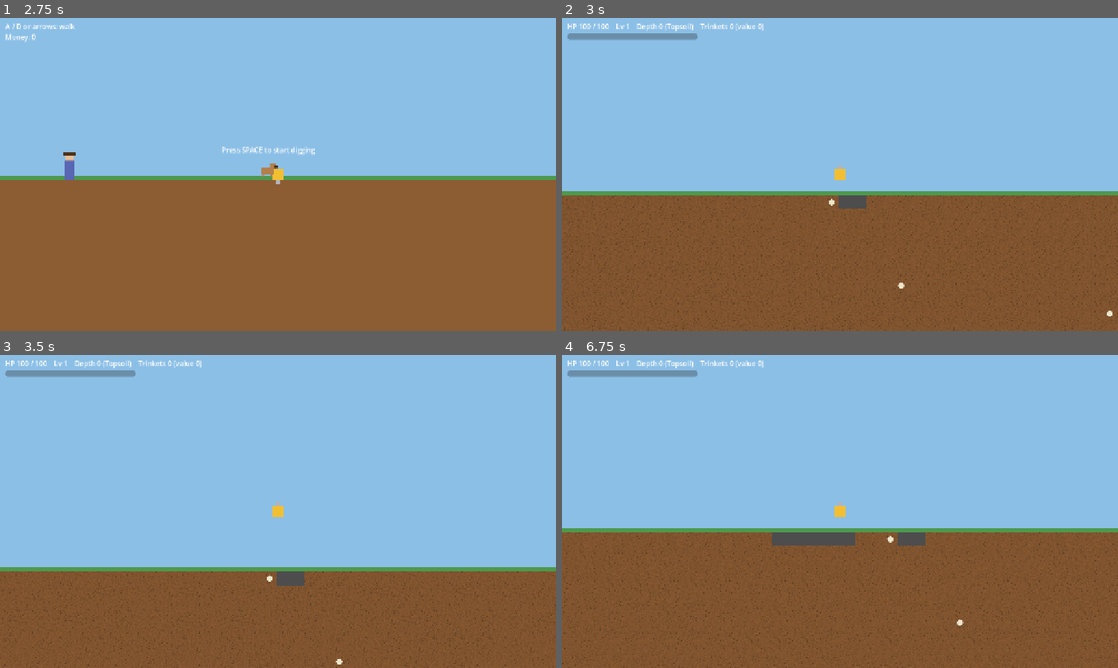
Above: before the commit, frames 1-4 (two rows, left to right).
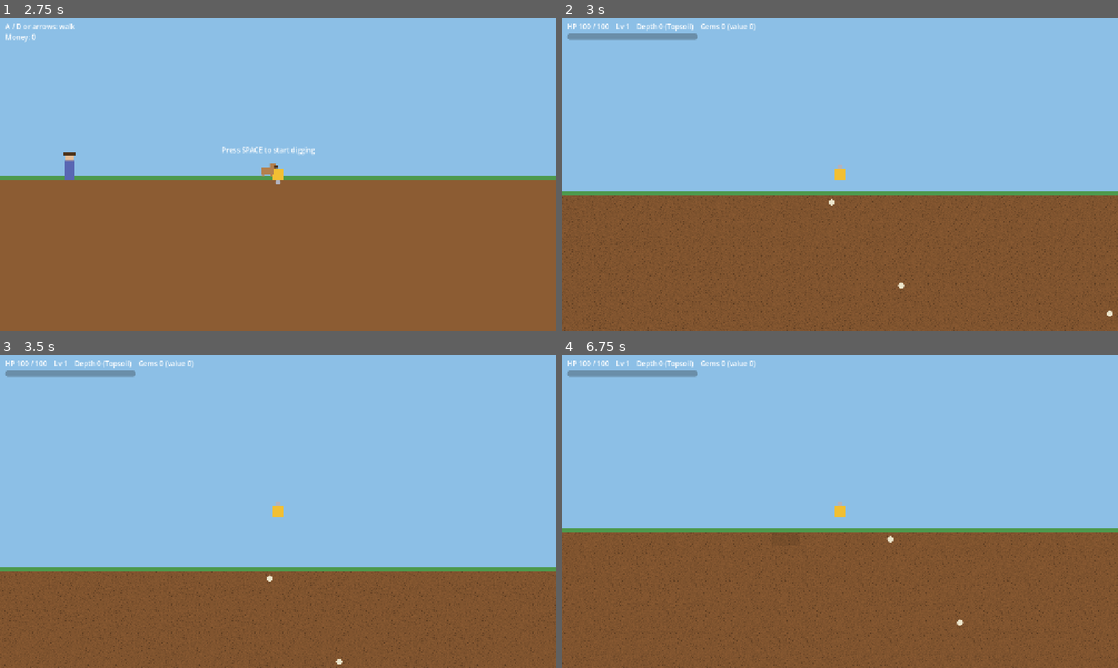
Above: after the commit, the same moments.

Repository: tygedavis/game-jam-2
Game: Godot game, scene res://scenes/surface.tscn
The game is run twice, just before and just after one commit, with the same random seed, the same clock (stepped at 60 frames per second) and the same inputs.
Inputs:
- Up to frame 1 (2.75 s): tap Enter at 0.5 s; hold Right (ui_right) 0.53-1.28 s; tap 1 at 0.6 s; tap Space at 0.77, 1.52, 2 s; hold Down (ui_down) 1.28-2.03 s; tap 2 at 1.35 s; hold Right (ui_right) from 2.03 s (still down); tap 3 at 2.1 s
- Up to frame 2 (3 s): tap Space at 2.75 s; release Right (ui_right) at 2.78 s; hold Up (ui_up) from 2.78 s (still down); tap Enter at 2.85 s
- Up to frame 3 (3.5 s): keep holding Up (ui_up); tap Space at 3.02 s
- Up to frame 4 (6.75 s): release Up (ui_up) at 3.53 s; hold Left (ui_left) 3.53-5.03 s; tap Keypad Enter at 3.6 s; tap Space at 3.77, 4.52, 6.02 s; tap 9 at 4.35 s; hold Down (ui_down) 5.03-5.78 s; tap 1 at 5.1 s; hold Right (ui_right) 5.78-6.53 s; tap 2 at 5.85 s; hold Up (ui_up) from 6.53 s (still down); tap 3 at 6.6 s

Frame 1 is identical in both runs. In frame 2, 0.3% of the frame differs, in the area x 24-55%, y 1-61%; in frame 3, 0.3%; in frame 4, 1.0%, in the area x 24-66%, y 1-61%.

Commit message:
Auto-dig on dirt contact and rename trinkets to gems
Digging is now continuous while steering into dirt, separate from the
attack timer (which now only hits enemies). Rename TrinketDef/trinkets to
GemDef/gems in code, data, UI text and docs. Sprite asset filenames are
unchanged.

Refs #14

Co-Authored-By: Claude Sonnet 5.5 <noreply@anthropic.com>

Diff:
--- a/data/trinkets/bone.tres
+++ b/data/gems/bone.tres
@@ -1,7 +1,7 @@
-[gd_resource type="Resource" script_class="TrinketDef" load_steps=3 format=3]
+[gd_resource type="Resource" script_class="GemDef" load_steps=3 format=3]
 
 [ext_resource type="Texture2D" path="res://assets/sprites/trinket_bone.png" id="tex"]
-[ext_resource type="Script" path="res://scripts/data/trinket_def.gd" id="1"]
+[ext_resource type="Script" path="res://scripts/data/gem_def.gd" id="1"]
 
 [resource]
 script = ExtResource("1")
--- a/data/trinkets/coin.tres
+++ b/data/gems/coin.tres
@@ -1,7 +1,7 @@
-[gd_resource type="Resource" script_class="TrinketDef" load_steps=3 format=3]
+[gd_resource type="Resource" script_class="GemDef" load_steps=3 format=3]
 
 [ext_resource type="Texture2D" path="res://assets/sprites/trinket_coin.png" id="tex"]
-[ext_resource type="Script" path="res://scripts/data/trinket_def.gd" id="1"]
+[ext_resource type="Script" path="res://scripts/data/gem_def.gd" id="1"]
 
 [resource]
 script = ExtResource("1")
--- a/data/trinkets/fossil.tres
+++ b/data/gems/fossil.tres
@@ -1,7 +1,7 @@
-[gd_resource type="Resource" script_class="TrinketDef" load_steps=3 format=3]
+[gd_resource type="Resource" script_class="GemDef" load_steps=3 format=3]
 
 [ext_resource type="Texture2D" path="res://assets/sprites/trinket_fossil.png" id="tex"]
-[ext_resource type="Script" path="res://scripts/data/trinket_def.gd" id="1"]
+[ext_resource type="Script" path="res://scripts/data/gem_def.gd" id="1"]
 
 [resource]
 script = ExtResource("1")
--- a/data/trinkets/gem.tres
+++ b/data/gems/gem.tres
@@ -1,7 +1,7 @@
-[gd_resource type="Resource" script_class="TrinketDef" load_steps=3 format=3]
+[gd_resource type="Resource" script_class="GemDef" load_steps=3 format=3]
 
 [ext_resource type="Texture2D" path="res://assets/sprites/trinket_gem.png" id="tex"]
-[ext_resource type="Script" path="res://scripts/data/trinket_def.gd" id="1"]
+[ext_resource type="Script" path="res://scripts/data/gem_def.gd" id="1"]
 
 [resource]
 script = ExtResource("1")
--- a/scenes/main.tscn
+++ b/scenes/main.tscn
@@ -21,11 +21,11 @@
 [ext_resource type="Resource" path="res://data/upgrades/attack_reach.tres" id="14"]
 [ext_resource type="Resource" path="res://data/upgrades/move_speed.tres" id="15"]
 
-[ext_resource type="Script" path="res://scripts/data/trinket_def.gd" id="16"]
-[ext_resource type="Resource" path="res://data/trinkets/bone.tres" id="17"]
-[ext_resource type="Resource" path="res://data/trinkets/coin.tres" id="18"]
-[ext_resource type="Resource" path="res://data/trinkets/fossil.tres" id="19"]
-[ext_resource type="Resource" path="res://data/trinkets/gem.tres" id="20"]
+[ext_resource type="Script" path="res://scripts/data/gem_def.gd" id="16"]
+[ext_resource type="Resource" path="res://data/gems/bone.tres" id="17"]
+[ext_resource type="Resource" path="res://data/gems/coin.tres" id="18"]
+[ext_resource type="Resource" path="res://data/gems/fossil.tres" id="19"]
+[ext_resource type="Resource" path="res://data/gems/gem.tres" id="20"]
 [ext_resource type="Script" path="res://scripts/data/meta_upgrade_def.gd" id="mscript"]
 [ext_resource type="Resource" path="res://data/meta/hard_bit.tres" id="m0"]
 [ext_resource type="Resource" path="res://data/meta/quick_motor.tres" id="m1"]
@@ -42,7 +42,7 @@
 [node name="Terrain" type="Node2D" parent="."]
 script = ExtResource("2")
 profile = ExtResource("8")
-trinket_defs = Array[ExtResource("16")]([ExtResource("17"), ExtResource("18"), ExtResource("19"), ExtResource("20")])
+gem_defs = Array[ExtResource("16")]([ExtResource("17"), ExtResource("18"), ExtResource("19"), ExtResource("20")])
 overrides = Array[ExtResource("6")]([ExtResource("4"), ExtResource("5")])
 
 [node name="Drill" type="Node2D" parent="."]
--- a/scripts/data/trinket_def.gd
+++ b/scripts/data/gem_def.gd
@@ -1,12 +1,12 @@
 @tool
-class_name TrinketDef
+class_name GemDef
 extends Resource
-## A buried trinket. Add one by creating a TrinketDef .tres and listing it on the Terrain node.
+## A buried gem. Add one by creating a GemDef .tres and listing it on the Terrain node.
 
-@export var display_name := "Trinket"
+@export var display_name := "Gem"
 ## What it's worth (to the owner, later). Shown on the results screen.
 @export var value := 1
-## Relative chance among the trinkets available at a depth.
+## Relative chance among the gems available at a depth.
 @export var weight := 1.0
 ## Shallowest layer (0 = topsoil) where it can appear.
 @export var min_layer := 0
@@ -22,7 +22,7 @@
 @export var color := Color(0.9, 0.9, 0.9)
 
 
-## Draws this trinket centred on `center` (placeholder dot if there is no sprite).
+## Draws this gem centred on `center` (placeholder dot if there is no sprite).
 func draw_at(canvas: CanvasItem, center: Vector2, tile_size: float) -> void:
 	if sprite == null:
 		canvas.draw_circle(center, tile_size * 0.22, color)
--- a/scripts/data/layer_def.gd
+++ b/scripts/data/layer_def.gd
@@ -2,7 +2,7 @@
 class_name LayerDef
 extends Resource
 ## Optional hand-authored override for one depth layer (name, colour, HP, later: enemies,
-## trinkets, art). Layers without an override use the TerrainProfile formula.
+## gems, art). Layers without an override use the TerrainProfile formula.
 
 ## Which layer this overrides (0 = topmost).
 @export var layer_index := 0
--- a/scripts/drill.gd
+++ b/scripts/drill.gd
@@ -1,8 +1,9 @@
 class_name Drill
 extends Node2D
 ## Player drill vehicle. Moves in four directions; blocked by dirt.
-## The auto-attack fires on a timer in the facing direction and damages dirt
-## (digging) and, later, enemies. Stats here are shared by both.
+## Digging is automatic: whenever the drill is steering into dirt it touches, it damages that
+## dirt continuously. The auto-attack (until the mouse attack replaces it) only hits enemies.
+## Dig power is derived from the attack stats, so attack upgrades also speed up digging.
 
 @export var speed := 180.0
 ## Seconds between attacks.
@@ -13,6 +14,8 @@
 @export var attack_reach := 20.0
 ## Half-width of the attack, in pixels.
 @export var attack_area := 15.0
+## How close (px) the drill must be to dirt, in the steering direction, to dig it.
+@export var dig_contact := 4.0
 
 signal died
 signal xp_changed
@@ -77,6 +80,9 @@
 	_move_axis(Vector2(step.x, 0))
 	_move_axis(Vector2(0, step.y))
 
+	if input != Vector2i.ZERO:
+		_dig(delta)
+
 	_attack_timer -= delta
 	if _attack_timer <= 0.0:
 		_attack_timer = attack_interval
@@ -134,18 +140,37 @@
 	return Rect2(-attack_area, 0.0 if facing.y > 0 else -reach, attack_area * 2.0, reach)
 
 
+## Dirt damage per second while digging (same output as the old attack timer).
+func dig_power() -> float:
+	return attack_damage / attack_interval
+
+
+## Damages the dirt touching the drill's leading edge. Breaking a tile collects any gem in it.
+func _dig(delta: float) -> void:
+	var r := Rect2(position - _half, _half * 2.0)
+	if facing.x > 0:
+		r = Rect2(r.end.x, r.position.y, dig_contact, r.size.y)
+	elif facing.x < 0:
+		r = Rect2(r.position.x - dig_contact, r.position.y, dig_contact, r.size.y)
+	elif facing.y > 0:
+		r = Rect2(r.position.x, r.end.y, r.size.x, dig_contact)
+	else:
+		r = Rect2(r.position.x, r.position.y - dig_contact, r.size.x, dig_contact)
+	var a := terrain.world_to_cell(r.position)
+	var b := terrain.world_to_cell(r.end - Vector2(0.01, 0.01))
+	for y in range(a.y, b.y + 1):
+		for x in range(a.x, b.x + 1):
+			terrain.damage(Vector2i(x, y), dig_power() * delta, true)
+
+
 func _attack() -> void:
 	_flash = 0.08
 	var r := attack_rect()
 	r.position += position
 	var a := terrain.world_to_cell(r.position)
 	var b := terrain.world_to_cell(r.end - Vector2(0.01, 0.01))
-	# Enemies can only be hit up to the nearest solid dirt (checked before digging),
-	# so the attack can't reach through the ground.
+	# Enemies can only be hit up to the nearest solid dirt, so the attack can't reach through the ground.
 	var enemy_r := _clip_to_open(r, a, b)
-	for y in range(a.y, b.y + 1):
-		for x in range(a.x, b.x + 1):
-			terrain.damage(Vector2i(x, y), attack_damage, true)
 	for node in get_tree().get_nodes_in_group("enemies"):
 		var enemy := node as Enemy
 		if enemy and enemy.rect().intersects(enemy_r):
--- a/scripts/main.gd
+++ b/scripts/main.gd
@@ -28,8 +28,8 @@
 var _results: ResultsScreen
 var _max_row := 0
 var _kills := 0
-var _trinkets := {} # display_name -> count
-var _trinket_value := 0
+var _gems := {} # display_name -> count
+var _gem_value := 0
 
 
 func _ready() -> void:
@@ -54,7 +54,7 @@
 	_xp_bar.show_percentage = false
 	layer.add_child(_xp_bar)
 	add_child(layer)
-	terrain.trinket_collected.connect(_on_trinket_collected)
+	terrain.gem_collected.connect(_on_gem_collected)
 	_results = ResultsScreen.new()
 	_results.retry.connect(_on_retry)
 	add_child(_results)
@@ -91,9 +91,9 @@
 	add_child(enemy)
 
 
-func _on_trinket_collected(def: TrinketDef) -> void:
-	_trinkets[def.display_name] = _trinkets.get(def.display_name, 0) + 1
-	_trinket_value += def.value
+func _on_gem_collected(def: GemDef) -> void:
+	_gems[def.display_name] = _gems.get(def.display_name, 0) + 1
+	_gem_value += def.value
 
 
 func _on_enemy_killed(def: EnemyDef, _at: Vector2) -> void:
@@ -131,15 +131,15 @@
 		_menu.visible = false
 	var lines := PackedStringArray(["YOU WERE OVERRUN", "",
 		"Deepest: %d  (%s)" % [_max_row, terrain.layer_name(_max_row)],
-		"Level: %d    Enemies drilled: %d" % [drill.level, _kills], "", "Trinkets found:"])
-	if _trinkets.is_empty():
+		"Level: %d    Enemies drilled: %d" % [drill.level, _kills], "", "Gems found:"])
+	if _gems.is_empty():
 		lines.append("  (none)")
-	for name in _trinkets:
-		lines.append("  %s x%d" % [name, _trinkets[name]])
+	for name in _gems:
+		lines.append("  %s x%d" % [name, _gems[name]])
 	lines.append("")
-	lines.append("Total value: %d" % _trinket_value)
-	Save.bank(_trinket_value)
-	lines.append("Banked %d  (money: %d)" % [_trinket_value, Save.money])
+	lines.append("Total value: %d" % _gem_value)
+	Save.bank(_gem_value)
+	lines.append("Banked %d  (money: %d)" % [_gem_value, Save.money])
 	_results.show_results("\n".join(lines))
 
 
@@ -151,8 +151,8 @@
 func _update_hud() -> void:
 	var row := maxi(terrain.world_to_cell(drill.position).y, 0)
 	_max_row = maxi(_max_row, row)
-	_hud.text = "HP %d / %d    Lv %d    Depth %d (%s)    Trinkets %d (value %d)" % [
+	_hud.text = "HP %d / %d    Lv %d    Depth %d (%s)    Gems %d (value %d)" % [
 		maxf(drill.hp, 0.0), drill.max_hp, drill.level, row, terrain.layer_name(row),
-		_trinkets.values().reduce(func(a: int, b: int) -> int: return a + b, 0), _trinket_value]
+		_gems.values().reduce(func(a: int, b: int) -> int: return a + b, 0), _gem_value]
 	_xp_bar.max_value = drill.xp_to_next()
 	_xp_bar.value = drill.xp
--- a/scripts/terrain.gd
+++ b/scripts/terrain.gd
@@ -7,7 +7,7 @@
 ## LayerDef override. Dirt is drawn from tile textures (TerrainProfile / LayerDef), or flat colours if none.
 ## @tool so the editor shows a preview of each layer's tiles (see _draw_preview).
 
-signal trinket_collected(def: TrinketDef)
+signal gem_collected(def: GemDef)
 
 const TILE := 32
 const SKY_COLOR := Color(0.55, 0.75, 0.9)
@@ -21,10 +21,10 @@
 ## Optional hand-authored layers (name, colour, HP overrides), keyed by layer_index.
 @export var overrides: Array[LayerDef] = []
 
-## Trinkets that can be buried. Edit on the Terrain node in main.tscn.
-@export var trinket_defs: Array[TrinketDef] = []
-## Fraction of dirt tiles that hide a trinket.
-@export var trinket_chance := 0.008
+## Gems that can be buried. Edit on the Terrain node in main.tscn.
+@export var gem_defs: Array[GemDef] = []
+## Fraction of dirt tiles that hide a gem.
+@export var gem_chance := 0.008
 
 var _seed := 0
 var _override_by_layer := {}
@@ -75,7 +75,7 @@
 
 
 ## Damages a dirt tile. Returns true if it broke. Only the player's attacks pass
-## collect = true; a trinket in a tile broken by anything else is lost.
+## collect = true; a gem in a tile broken by anything else is lost.
 func damage(cell: Vector2i, amount: float, collect := false) -> bool:
 	if not is_dirt(cell):
 		return false
@@ -85,28 +85,28 @@
 	if hp > 0.0:
 		return false
 	if collect:
-		var trinket := trinket_at(cell)
-		if trinket:
-			trinket_collected.emit(trinket)
+		var gem := gem_at(cell)
+		if gem:
+			gem_collected.emit(gem)
 	return true
 
 
-## The trinket buried in this tile, or null. Deterministic per run from the cell.
-func trinket_at(cell: Vector2i) -> TrinketDef:
-	if cell.y < 0 or trinket_defs.is_empty():
+## The gem buried in this tile, or null. Deterministic per run from the cell.
+func gem_at(cell: Vector2i) -> GemDef:
+	if cell.y < 0 or gem_defs.is_empty():
 		return null
 	var h := _mix(cell.x * 73856093 ^ cell.y * 19349663 ^ _seed)
-	if (h % 100000) / 100000.0 >= trinket_chance:
+	if (h % 100000) / 100000.0 >= gem_chance:
 		return null
 	var layer := profile.layer_of(cell.y)
 	var total := 0.0
-	for t in trinket_defs:
+	for t in gem_defs:
 		if t.min_layer <= layer:
 			total += t.weight
 	if total <= 0.0:
 		return null
 	var roll := ((_mix(h) % 100000) / 100000.0) * total
-	for t in trinket_defs:
+	for t in gem_defs:
 		if t.min_layer > layer:
 			continue
 		roll -= t.weight
@@ -183,13 +183,13 @@
 			if hp <= 0.0:
 				continue
 			_draw_dirt(x, y, hp / full) # damaged tiles darken so progress is visible
-			var trinket := trinket_at(Vector2i(x, y))
-			if trinket:
-				trinket.draw_at(self, Vector2(x + 0.5, y + 0.5) * TILE, TILE)
+			var gem := gem_at(Vector2i(x, y))
+			if gem:
+				gem.draw_at(self, Vector2(x + 0.5, y + 0.5) * TILE, TILE)
 
 
 ## Editor-only preview: the real terrain is generated while playing, so show a sample of each of the
-## first layers (a patch of tiles, with the layer name above) and a row of the trinkets.
+## first layers (a patch of tiles, with the layer name above) and a row of the gems.
 func _draw_preview() -> void:
 	if profile == null:
 		return
@@ -212,8 +212,8 @@
 				_draw_dirt(x, first + y, 1.0)
 		draw_set_transform(Vector2.ZERO)
 		row += PREVIEW_ROWS + 1
-	draw_string(ThemeDB.fallback_font, Vector2(left * TILE, row * TILE - 4.0), "Trinkets (preview)",
+	draw_string(ThemeDB.fallback_font, Vector2(left * TILE, row * TILE - 4.0), "Gems (preview)",
 		HORIZONTAL_ALIGNMENT_LEFT, -1, 14)
-	for i in trinket_defs.size():
-		if trinket_defs[i]:
-			trinket_defs[i].draw_at(self, Vector2(left + i + 0.5, row + 0.5) * TILE, TILE)
+	for i in gem_defs.size():
+		if gem_defs[i]:
+			gem_defs[i].draw_at(self, Vector2(left + i + 0.5, row + 0.5) * TILE, TILE)
Renamed: scripts/data/trinket_def.gd.uid -> scripts/data/gem_def.gd.uid
Not shown, changed: docs/art-guide.md
Not shown, changed: docs/game-design.md
Not shown, changed: docs/prototype-plan.md
